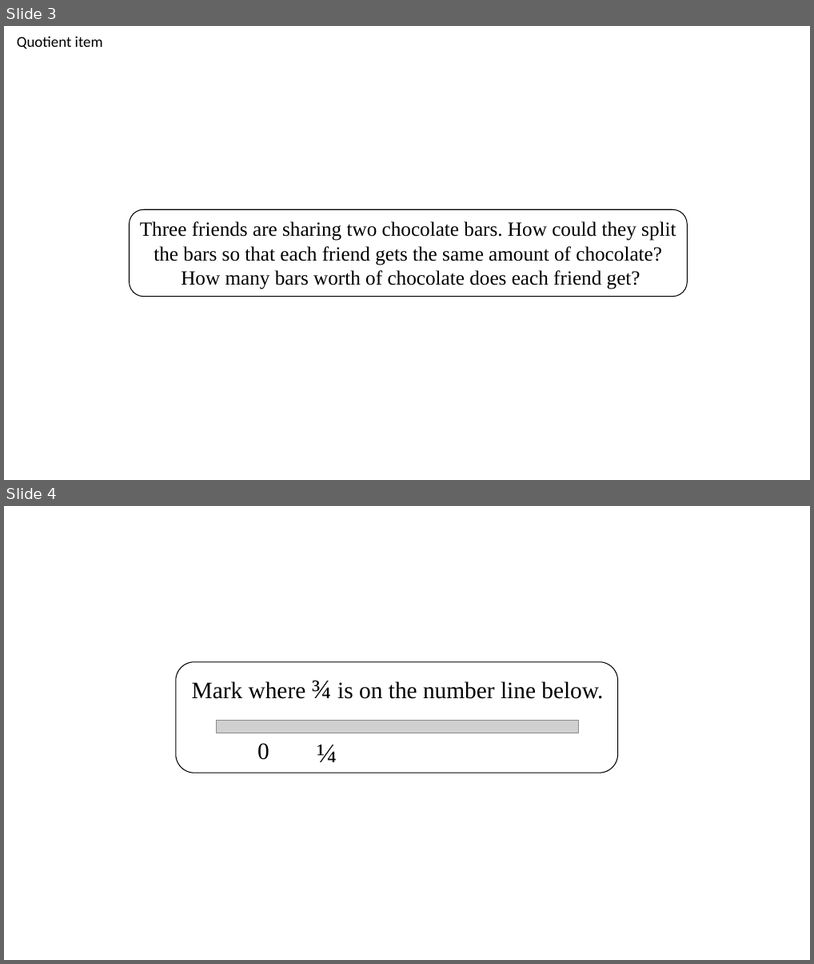
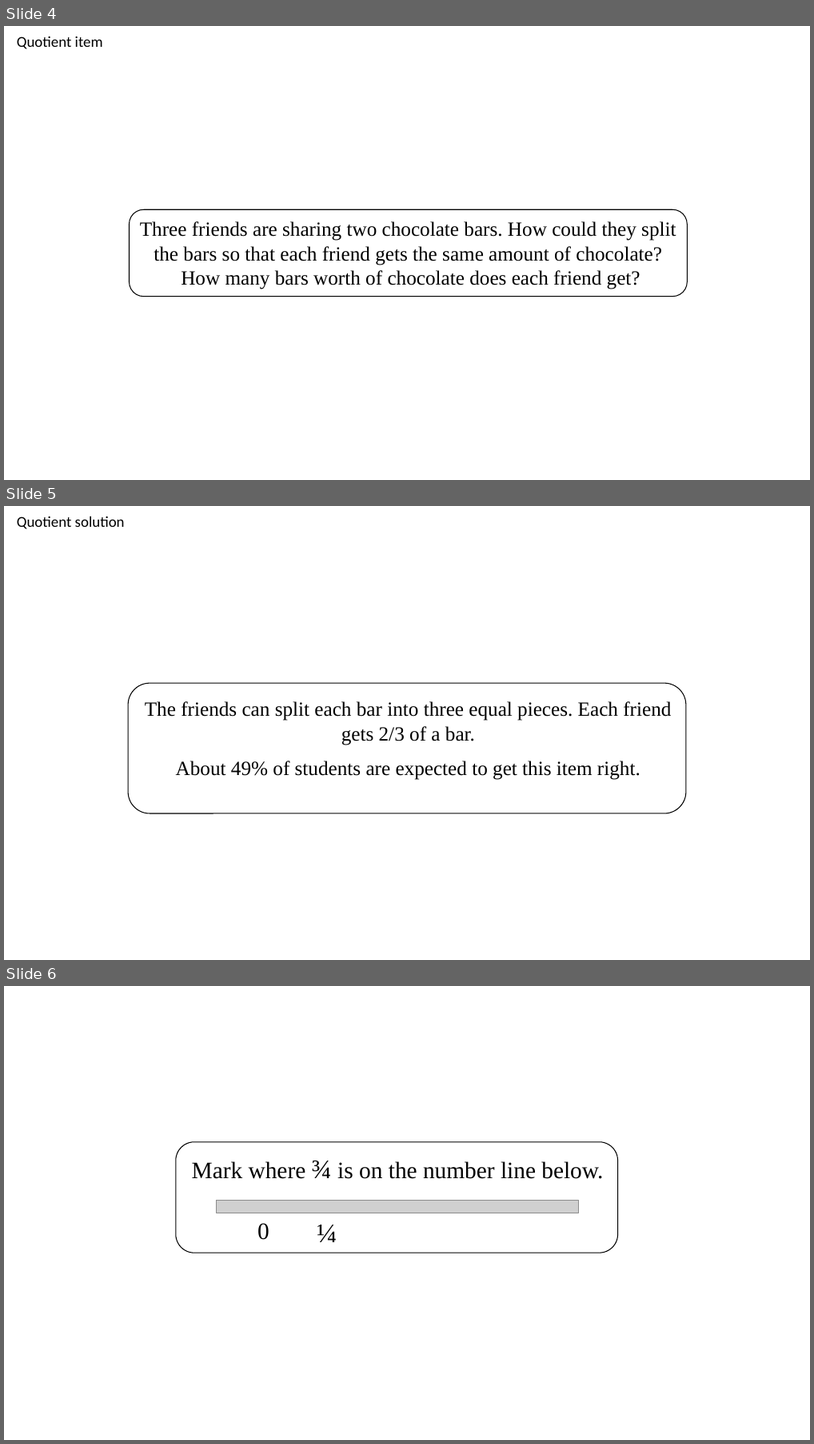
Before and after one commit to REMCU/crg-prototype, a slide deck: src/images/Frac LP Images.pptx. Shown one above the other, each under a label of ours: slides 3 and 4 before the commit, slides 4, 5 and 6 after it. The pictures are 814x964 and 814x1444 pixels, drawn with LibreOffice and Linux fonts; fonts in the diff are those of the drawing; grey boxes stand for pictures. Boxes give left, top, right and bottom in pixels: in the first picture for what was removed or moved away, otherwise in the second. Text is boxed around its words. In the diff, an @@ line names an element or a change of style, - is before the commit and + after.

```diff
--- a/src/images/Frac LP Images.pptx
+++ b/src/images/Frac LP Images.pptx
@@ slide 5 added at bbox=[4, 506, 810, 960], background #FFFFFF @@
@@ text added at bbox=[17, 516, 125, 529], 18 pt, text #000000 @@
+Quotient solution
@@ rounded rectangle added at bbox=[128, 684, 686, 813], outline #000000 1 pt @@
@@ text added at bbox=[145, 701, 671, 745], 24 pt, text #000000 @@
+The friends can split each bar into three equal pieces. Each friend gets 2/3 of a bar.
@@ text added at bbox=[176, 760, 641, 780], 24 pt, text #000000 @@
+About 49% of students are expected to get this item right.
@@ what was slide 3 is now slide 4 @@
@@ what was slide 4 is now slide 6 @@
```
Also in this commit, not shown: 3 other slides added, 1 slide removed, 11 other files.
